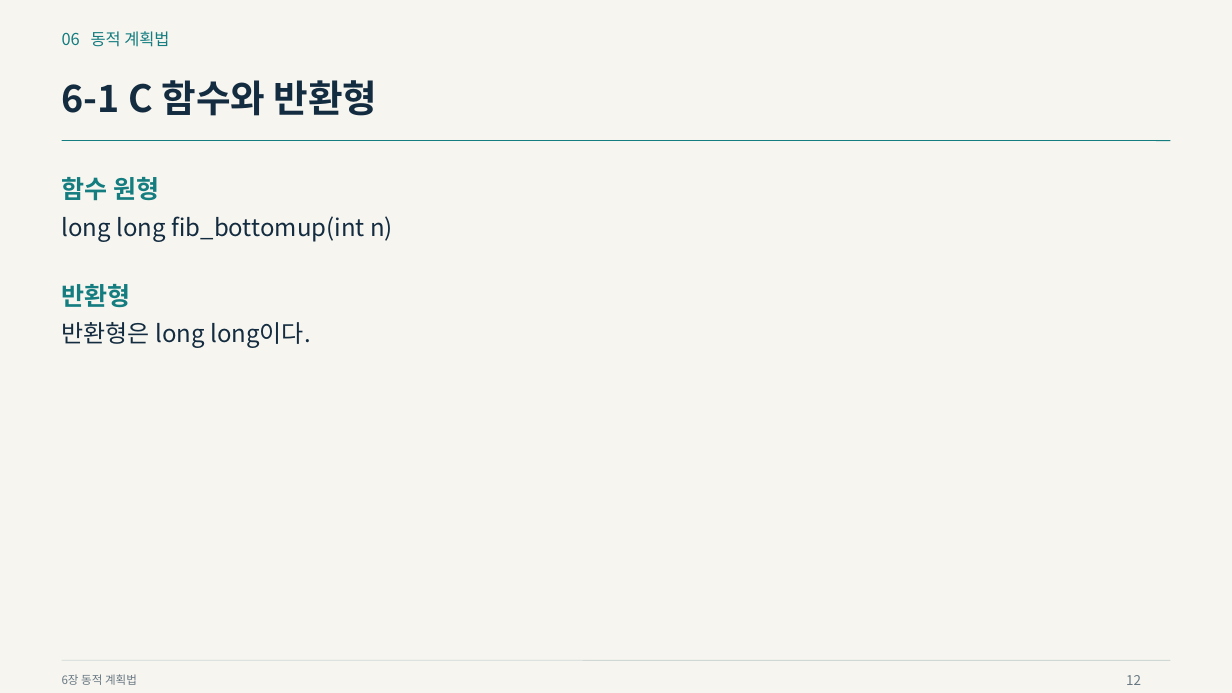
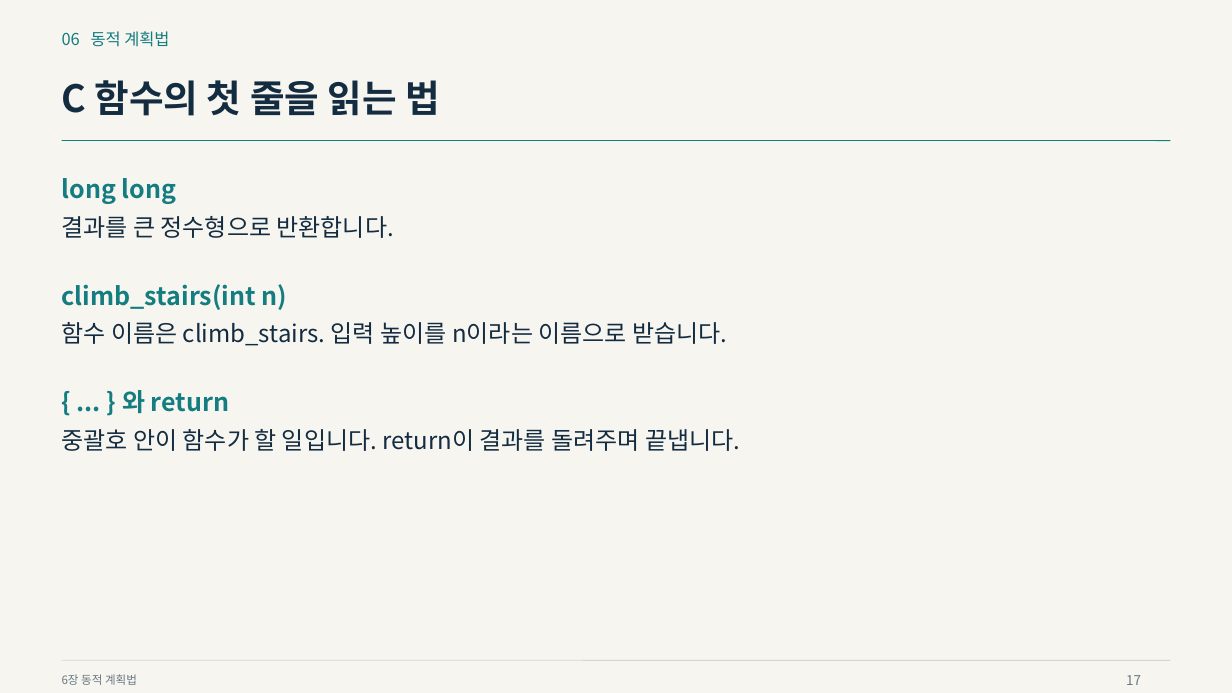
Before and after one commit to Sangdon-Park/Sangdon-Park.github.io, a slide deck: slide 17 of data/알고리즘/6장_동적_계획법.pptx (slide 12 before the commit). Drawn at 1232x693 pixels with LibreOffice and Linux fonts; fonts in the diff are those of the drawing. Boxes give left, top, right and bottom in pixels: in the first picture for what was removed or moved away, otherwise in the second. Text is boxed around its words. In the diff, an @@ line names an element or a change of style, - is before the commit and + after.

Commit message:
feat: rebuild chapter 6 around stairs and maximum subarray

```diff
--- a/data/알고리즘/6장_동적_계획법.pptx
+++ b/data/알고리즘/6장_동적_계획법.pptx
@@ text at [62,80,440,116]: text changed @@
-6-1 C 함수와 반환형
+C 함수의 첫 줄을 읽는 법
@@ text at [62,178,177,204]: text changed; size 18.8 to 19.5 pt; text colour #142C40 to #147D80; bold on @@
-long long fib_bottomup(int n)
+long long
@@ text removed at [62,177,159,201] @@
-함수 원형
@@ text added at [62,216,394,238], 18.8 pt, text #142C40 @@
+결과를 큰 정수형으로 반환합니다.
@@ text at [62,284,288,310]: text changed @@
-반환형
+climb_stairs(int n)
@@ text at [62,322,727,346]: text changed @@
-반환형은 long long이다.
+함수 이름은 climb_stairs. 입력 높이를 n이라는 이름으로 받습니다.
@@ text added at [122,390,229,414], 19.5 pt, text #147D80, bold @@
+{ ... } 와 return
@@ text added at [62,429,740,451], 18.8 pt, text #142C40 @@
+중괄호 안이 함수가 할 일입니다. return이 결과를 돌려주며 끝냅니다.
@@ text at [1126,675,1141,685]: text changed @@
-12
+17
```
Also in this commit, not shown: 37 other slides changed, 20 slides added, 9 slides removed, 22 other files.
